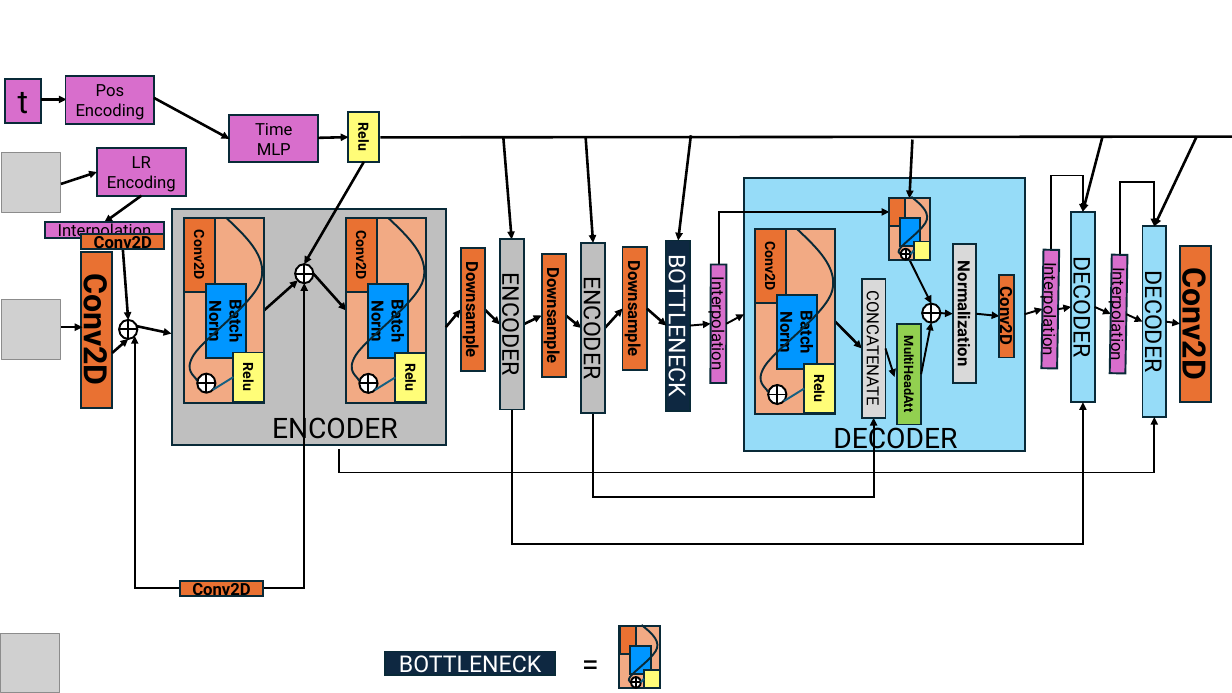
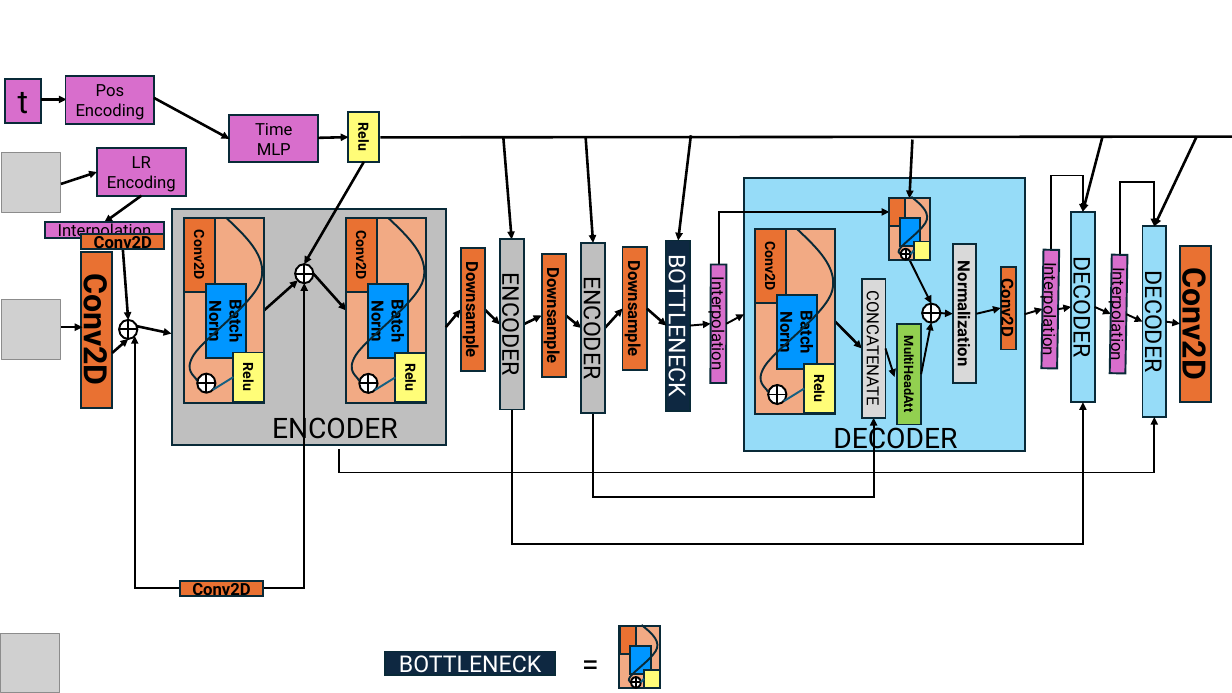
Before and after one commit to AdrianoEttari/pansharpening, a slide deck: slide 15 of models_representation.pptx (slide 17 before the commit). Drawn at 1232x693 pixels with LibreOffice and Linux fonts; fonts in the diff are those of the drawing; grey boxes stand for pictures. Boxes give left, top, right and bottom in pixels: in the first picture for what was removed or moved away, otherwise in the second. Text is boxed around its words. In the diff, an @@ line names an element or a change of style, - is before the commit and + after.

```diff
--- a/models_representation.pptx
+++ b/models_representation.pptx
@@ rectangle "Conv2D": place and size @@
-rectangle "Conv2D" at <box>1000,274,1015,358</box>
+rectangle "Conv2D" at <box>1001,266,1016,349</box>
@@ arrow moved from (977, 314) - (1000, 316) to (977, 314) - (1001, 308) @@
```
Also in this commit, not shown: 2 other slides changed, 2 slides removed.
